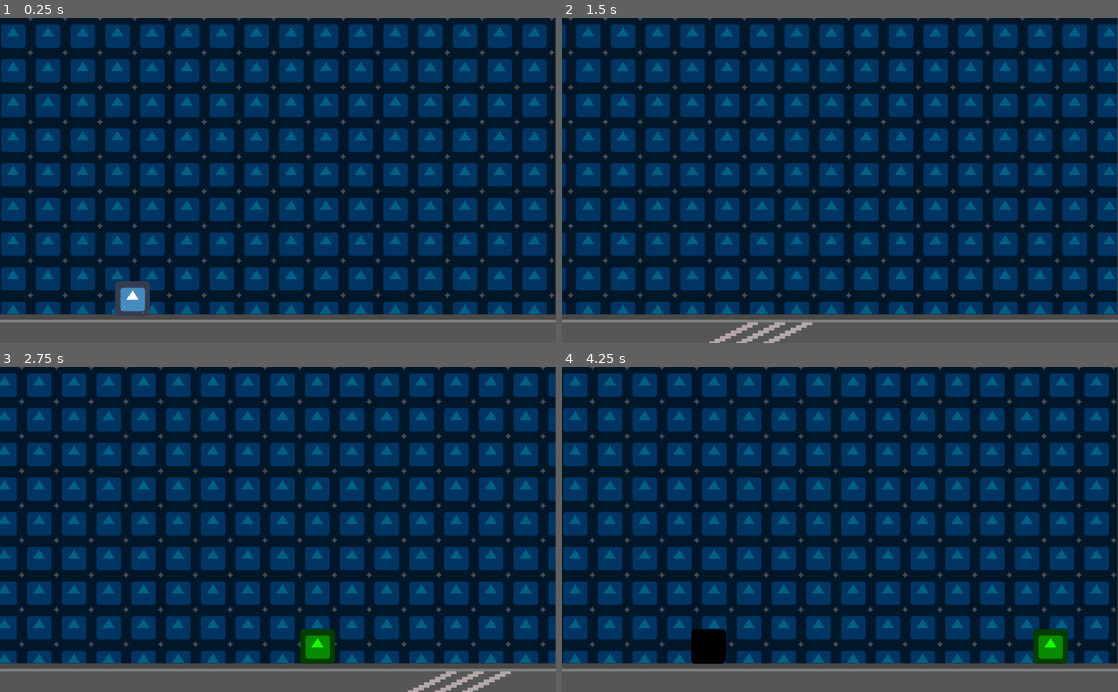
Above: before the commit, frames 1-4 (two rows, left to right).
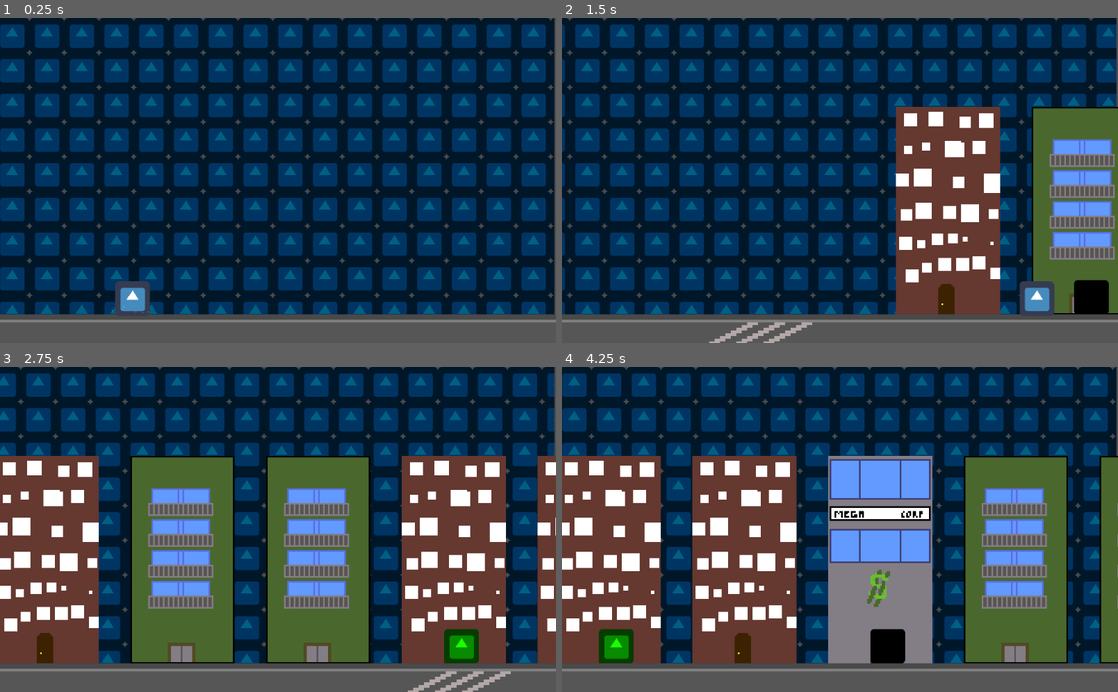
Above: after the commit, the same moments.

Repository: Telkan/LudumDare50
Game: Godot game, scene res://Scenes/Game.tscn
Same seed, same stepped clock (60 frames per second), same inputs: the game is played once before the commit and once after it. The engine's default icon, where the game draws it, is replaced by a stand-in: a white triangle on a blue panel in a dark square.
Inputs:
- Up to frame 1 (0.25 s): no input
- Up to frame 2 (1.5 s): hold Right (ui_right) from 0.53 s (still down); tap Up (ui_up) at 0.77 s
- Up to frame 3 (2.75 s): tap Up (ui_up) at 1.52 s; release Right (ui_right) at 2.03 s; hold Left (ui_left) from 2.03 s (still down)
- Up to frame 4 (4.25 s): release Left (ui_left) at 2.78 s; hold Right (ui_right) from 2.78 s (still down); tap Up (ui_up) at 3.02, 3.77 s

The runs differ from the first frame. In frame 1, 6.8% of the frame differs, in the area x 0-100%, y 0-92%; in frame 2, 27%; in frame 3, 51%; in frame 4, 53%.

Commit message:
Les maison ça apparaît, c koule

Diff:
--- a/Decors/Maison/BigHouse.gd
+++ b/Decors/Maison/BigHouse.gd
@@ -16,6 +16,8 @@
 	get_node("Sprite").set_texture(texture)
 	pass # Replace with function body.
 
+func setSpeed(value):
+	self.runSpeed = value
 
 # Called every frame. 'delta' is the elapsed time since the previous frame.
 func _process(delta):
--- a/Decors/Maison/BigHouse.tscn
+++ b/Decors/Maison/BigHouse.tscn
@@ -1,8 +1,13 @@
-[gd_scene load_steps=2 format=2]
+[gd_scene load_steps=3 format=2]
 
 [ext_resource path="res://Decors/Maison/BigHouse.gd" type="Script" id=1]
+[ext_resource path="res://Decors/Maison/1.png" type="Texture" id=2]
 
 [node name="Node2D" type="Node2D"]
+scale = Vector2( 3, 3 )
 script = ExtResource( 1 )
 
 [node name="Sprite" type="Sprite" parent="."]
+position = Vector2( -0.111362, -64.1829 )
+z_index = 1
+texture = ExtResource( 2 )
--- a/Globals.gd
+++ b/Globals.gd
@@ -2,3 +2,4 @@
 
 
 var camera = null
+export var travelSpeed = 500
--- a/Scenes/Game.tscn
+++ b/Scenes/Game.tscn
@@ -1,18 +1,25 @@
-[gd_scene load_steps=5 format=2]
+[gd_scene load_steps=6 format=2]
 
 [ext_resource path="res://Scenes/Player.tscn" type="PackedScene" id=1]
 [ext_resource path="res://Scenes/Background.tscn" type="PackedScene" id=2]
 [ext_resource path="res://Scenes/Foreground.tscn" type="PackedScene" id=3]
 [ext_resource path="res://Scenes/Spawner.tscn" type="PackedScene" id=4]
+[ext_resource path="res://Scenes/HouseSpawner.tscn" type="PackedScene" id=5]
 
 [node name="Game" type="Node2D"]
 
 [node name="Background" parent="." instance=ExtResource( 2 )]
+position = Vector2( -1.68176, 0 )
 
 [node name="Foreground" parent="." instance=ExtResource( 3 )]
+z_index = 3
 
 [node name="Player" parent="." instance=ExtResource( 1 )]
 position = Vector2( 244, 507 )
+z_index = 5
 
 [node name="Spawner" parent="." instance=ExtResource( 4 )]
-position = Vector2( 1057.11, 515.634 )
+position = Vector2( 1224.95, 515.634 )
+
+[node name="HouseSpawner" parent="." instance=ExtResource( 5 )]
+position = Vector2( 1219.94, 548.975 )
--- /dev/null
+++ b/Scenes/HouseSpawner.tscn
@@ -0,0 +1,14 @@
+[gd_scene load_steps=3 format=2]
+
+[ext_resource path="res://Scripts/HouseSpawner.gd" type="Script" id=1]
+[ext_resource path="res://Decors/Maison/BigHouse.tscn" type="PackedScene" id=2]
+
+[node name="HouseSpawner" type="Node2D"]
+script = ExtResource( 1 )
+scenes = [ ExtResource( 2 ) ]
+
+[node name="Timer" type="Timer" parent="."]
+wait_time = 0.5
+autostart = true
+
+[connection signal="timeout" from="Timer" to="." method="_on_Timer_timeout"]
--- a/Scenes/Objet.tscn
+++ b/Scenes/Objet.tscn
@@ -8,8 +8,8 @@
 radius = 59.1354
 
 [node name="Objet" type="Node2D"]
+z_index = 2
 script = ExtResource( 3 )
-scroll_speed = 10.5
 
 [node name="Sprite" type="Sprite" parent="."]
 modulate = Color( 0.101961, 1, 0, 1 )
@@ -19,4 +19,5 @@
 
 [node name="CollisionShape2D" type="CollisionShape2D" parent="Area2D"]
 shape = SubResource( 1 )
+
 [connection signal="body_entered" from="Area2D" to="." method="_on_Area2D_body_entered"]
--- a/Scenes/Obstacle.tscn
+++ b/Scenes/Obstacle.tscn
@@ -9,14 +9,15 @@
 
 [node name="Obstacle" type="Node2D"]
 script = ExtResource( 3 )
-scroll_speed = 10.5
 
 [node name="Sprite" type="Sprite" parent="."]
 modulate = Color( 0, 0, 0, 1 )
+z_index = 2
 texture = ExtResource( 1 )
 
 [node name="ObstacleBlock" parent="." instance=ExtResource( 2 )]
 
 [node name="CollisionShape2D" type="CollisionShape2D" parent="ObstacleBlock"]
 shape = SubResource( 1 )
+
 [connection signal="body_entered" from="ObstacleBlock" to="." method="_on_ObstacleBlock_body_entered"]
--- a/Scenes/Spawner.tscn
+++ b/Scenes/Spawner.tscn
@@ -3,7 +3,6 @@
 [ext_resource path="res://Scripts/Spawner.gd" type="Script" id=1]
 [ext_resource path="res://Scenes/Objet.tscn" type="PackedScene" id=2]
 [ext_resource path="res://Scenes/Obstacle.tscn" type="PackedScene" id=3]
-
 
 [node name="Spawner" type="Node2D"]
 script = ExtResource( 1 )
@@ -11,4 +10,5 @@
 
 [node name="Timer" type="Timer" parent="."]
 autostart = true
+
 [connection signal="timeout" from="Timer" to="." method="_on_Timer_timeout"]
--- /dev/null
+++ b/Scripts/HouseSpawner.gd
@@ -0,0 +1,11 @@
+extends Node2D
+
+export (Array, PackedScene) var scenes
+
+
+
+func _on_Timer_timeout():
+	var tmp = scenes[0].instance()
+	tmp.setSpeed(Globals.travelSpeed)
+	add_child(tmp)
+	pass # Replace with function body.
--- a/Scripts/ObjetBehaviour.gd
+++ b/Scripts/ObjetBehaviour.gd
@@ -1,7 +1,7 @@
 extends "res://Scripts/ScrollMovement.gd"
 
 func _physics_process(delta):
-	move()
+	move(delta)
 
 
 func _on_Area2D_body_entered(body):
--- a/Scripts/ObstacleBehavior.gd
+++ b/Scripts/ObstacleBehavior.gd
@@ -1,7 +1,7 @@
 extends "res://Scripts/ScrollMovement.gd"
 
 func _physics_process(delta):
-	move()
+	move(delta)
 
 func _on_ObstacleBlock_body_entered(body):
 	if body.name == "Player":
--- a/Scripts/ScrollMovement.gd
+++ b/Scripts/ScrollMovement.gd
@@ -1,9 +1,7 @@
 extends Node2D
-
-export var scroll_speed = 2.5
 
 func _ready():
 	pass # Replace with function body.
 
-func move():
-	self.position.x-=scroll_speed
+func move(delta):
+	self.position.x-= Globals.travelSpeed*delta
